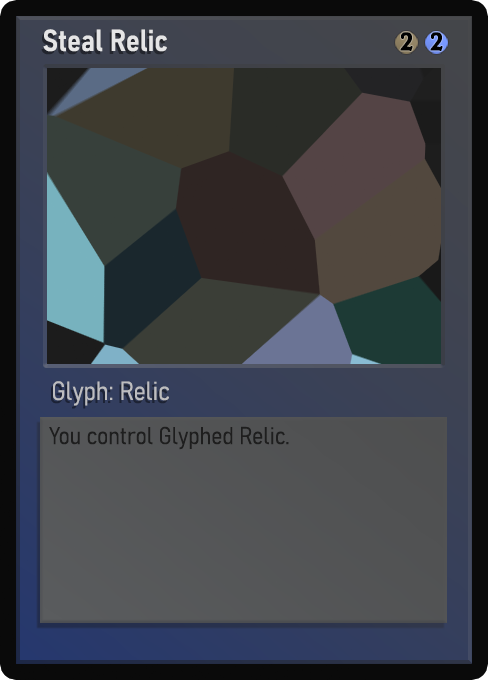
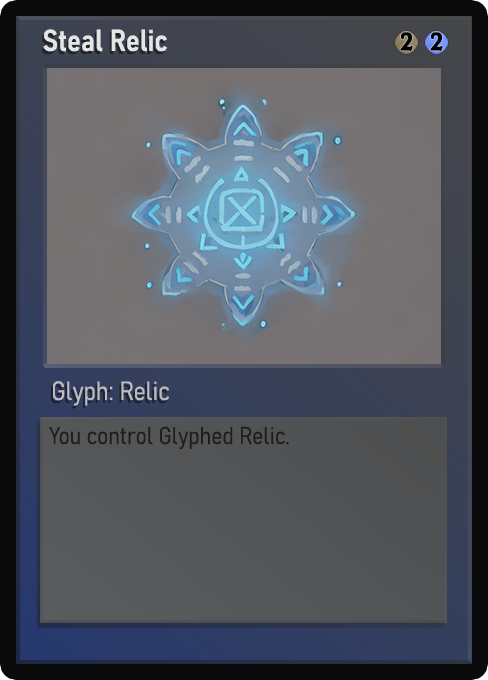
Two versions of the same layered image (w=488, h=680). Layer-by-layer changes:
painted on "Name" over [left=44, top=29, right=167, bottom=52]
painted on "Class" over [left=53, top=383, right=169, bottom=406]
painted on "Desc_norm" over [left=59, top=428, right=285, bottom=450]
painted on "Artwork" over [left=47, top=68, right=441, bottom=364]
